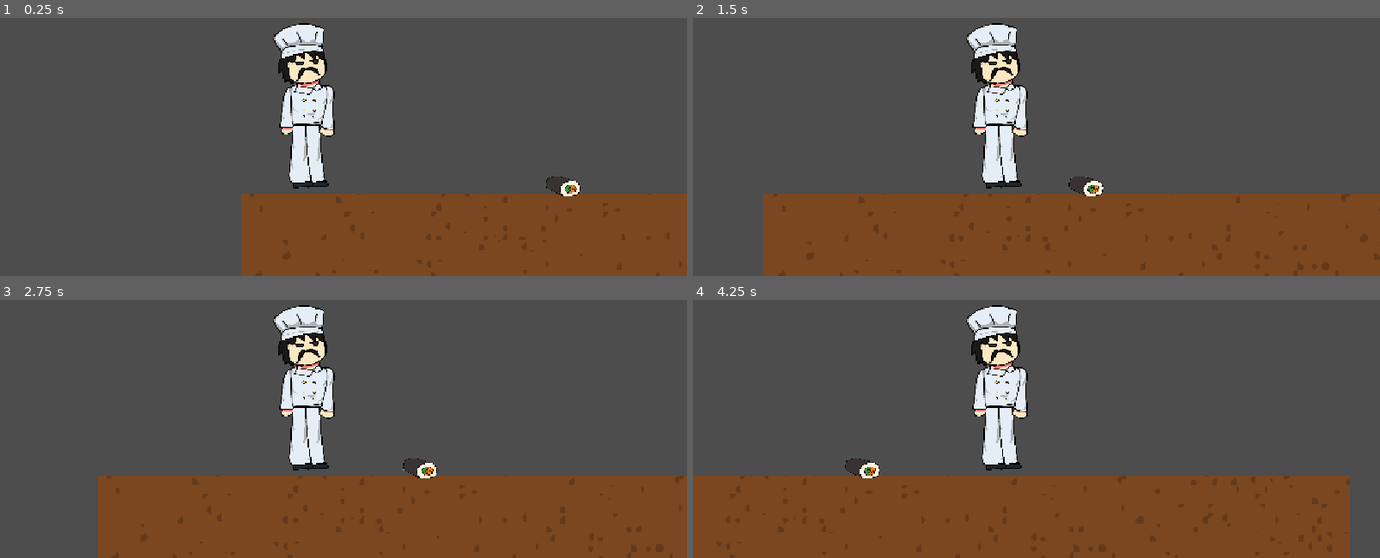
Above: before the commit, frames 1-4 (two rows, left to right).
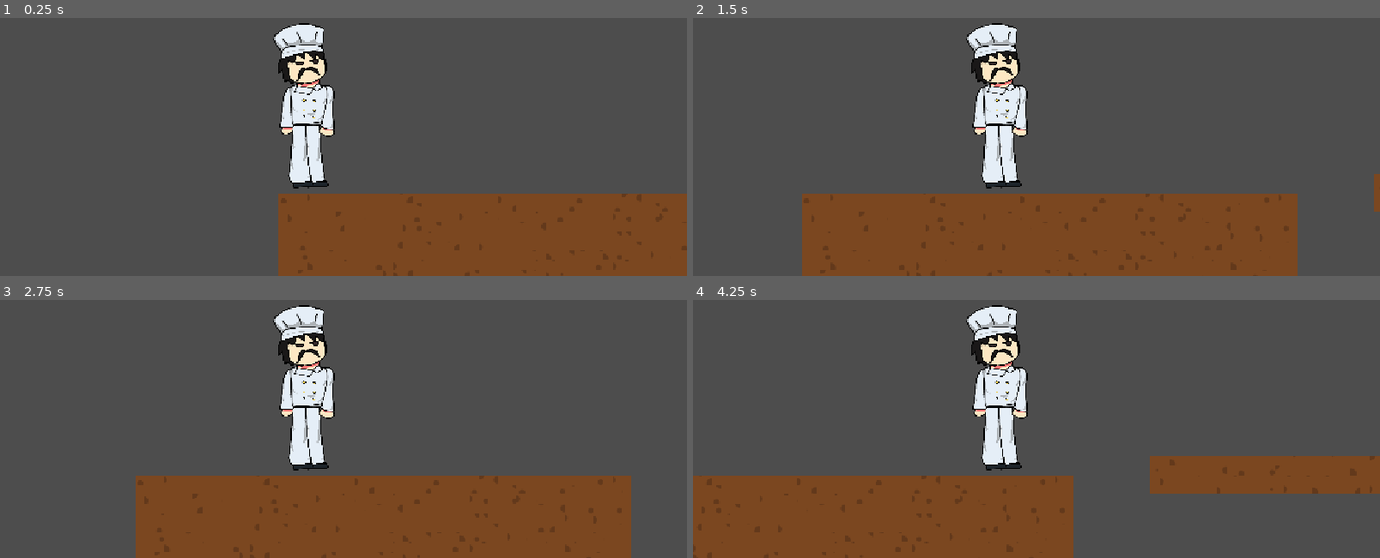
Above: after the commit, the same moments.

Repository: buozelbirhesap/cikofte-oyunu
Game: Godot game, scene res://LEVEL-3.tscn
Two runs of this game, one before a commit and one after it. Both use one fixed random seed, a clock stepped at 60 frames per second and the inputs below. Before the commit the project starts from res://LEVEL-1.tscn.
Inputs:
- Up to frame 1 (0.25 s): no input
- Up to frame 2 (1.5 s): tap Enter (ui_accept) at 0.5, 0.77 s; hold Right (ui_right) from 0.53 s (still down)
- Up to frame 3 (2.75 s): tap Enter (ui_accept) at 1.52 s; release Right (ui_right) at 2.03 s; hold Left (ui_left) from 2.03 s (still down)
- Up to frame 4 (4.25 s): release Left (ui_left) at 2.78 s; hold Right (ui_right) from 2.78 s (still down); tap Enter (ui_accept) at 3.02, 3.77 s

The runs differ from the first frame. In frame 1, 2.0% of the frame differs, in the area x 35-85%, y 61-100%; in frame 2, 5.9%; in frame 3, 4.6%; in frame 4, 14%, in the area x 22-100%, y 60-100%.

Commit message:
Update project.godot

Diff:
--- a/project.godot
+++ b/project.godot
@@ -11,7 +11,7 @@
 [application]
 
 config/name="Cikofte-Oyunu"
-run/main_scene="uid://clts21tt0ua1w"
+run/main_scene="uid://cwdm6kf7hd52p"
 config/features=PackedStringArray("4.7", "GL Compatibility")
 config/icon="res://icon.svg"
 
